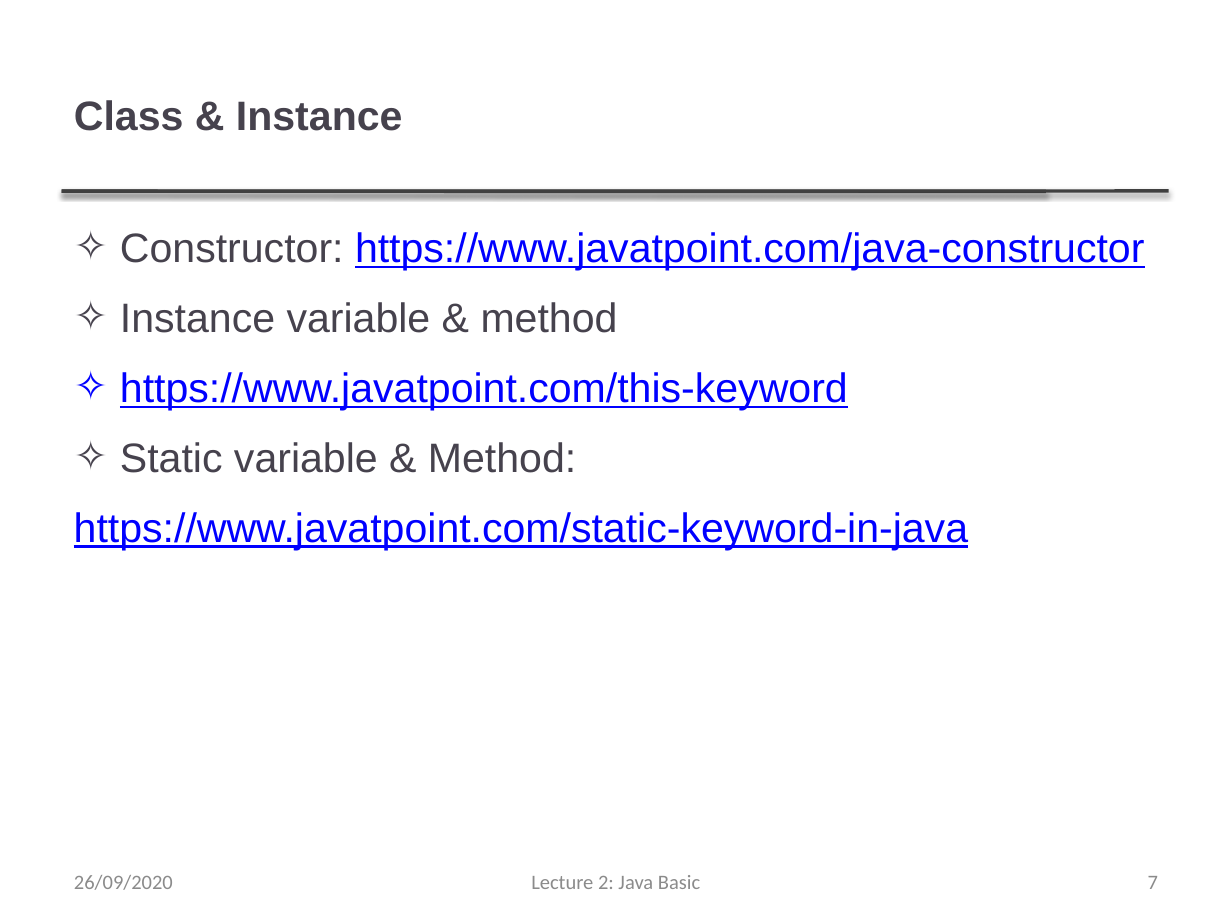
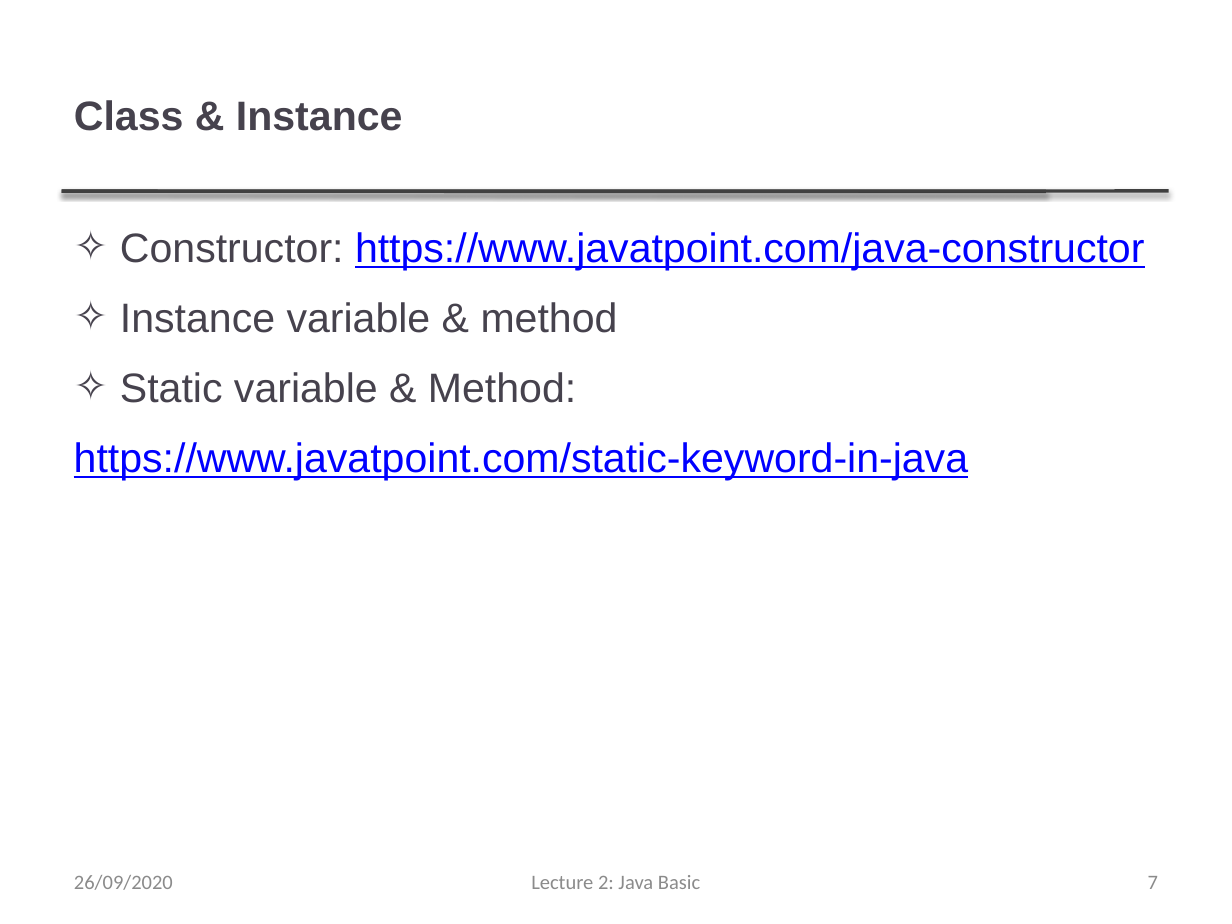
Before and after one commit to thanqminh/thanqminh.github.io, a slide deck: slide 7 of courses/oopjava/lecture3.pptx. Drawn at 1232x924 pixels with LibreOffice and Linux fonts; fonts in the diff are those of the drawing. Boxes give left, top, right and bottom in pixels: in the first picture for what was removed or moved away, otherwise in the second. Text is boxed around its words. In the diff, an @@ line names an element or a change of style, - is before the commit and + after.

```diff
--- a/courses/oopjava/lecture3.pptx
+++ b/courses/oopjava/lecture3.pptx
@@ text at [120,372,848,410]: paragraph removed @@
-✧ https://www.javatpoint.com/this-keyword
```
Also in this commit, not shown: 2 other slides changed, 6 slides removed, 1 other file.
